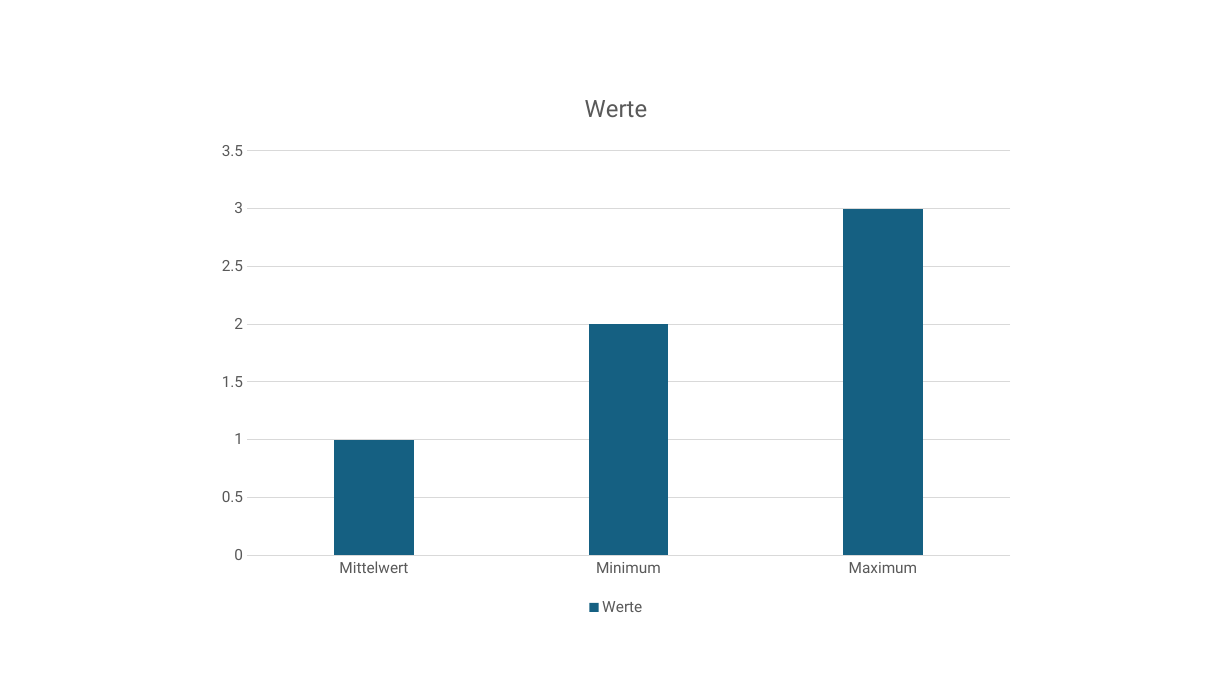
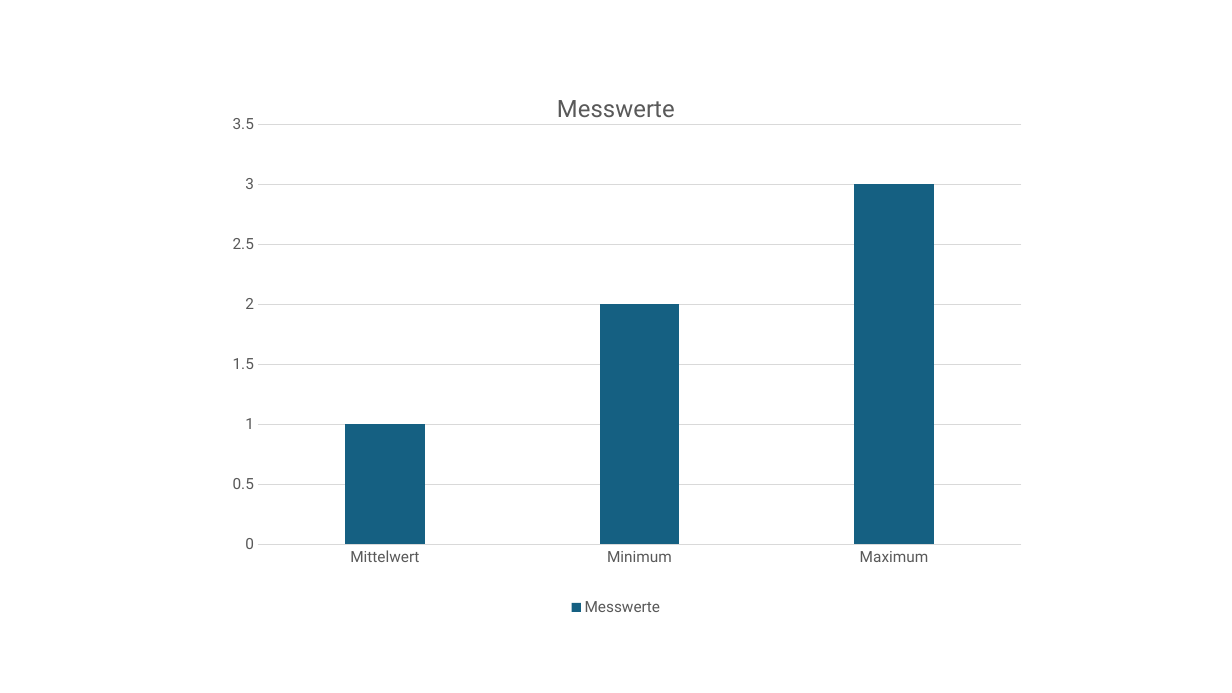
Before and after one commit to slide-assembler/slide-assembler, a slide deck: slide 2 of TestSlideAssembler/Template.pptx. Drawn at 1232x693 pixels with LibreOffice and Linux fonts; fonts in the diff are those of the drawing. Boxes give left, top, right and bottom in pixels: in the first picture for what was removed or moved away, otherwise in the second. Text is boxed around its words. In the diff, an @@ line names an element or a change of style, - is before the commit and + after.

```diff
--- a/TestSlideAssembler/Template.pptx
+++ b/TestSlideAssembler/Template.pptx
@@ column chart at [205,73,1027,621] @@
@@ title "Werte" to "Messwerte" @@
-Werte: 1, 2, 3
+Messwerte: 1, 2, 3
@@ plot area changed @@
```
Also in this commit, not shown: 4 other files.
